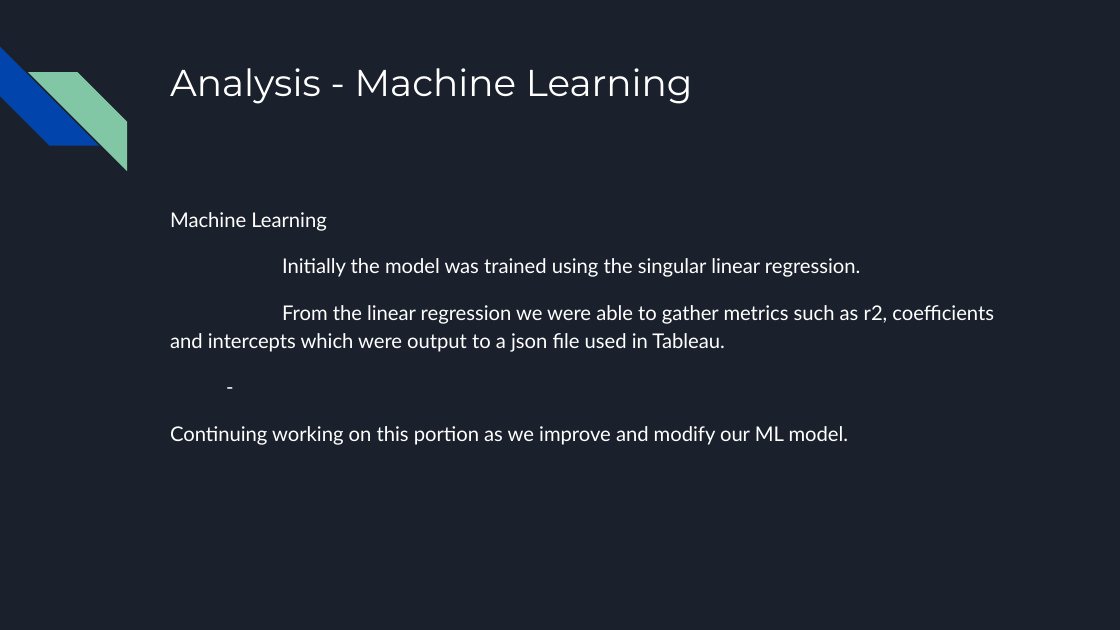
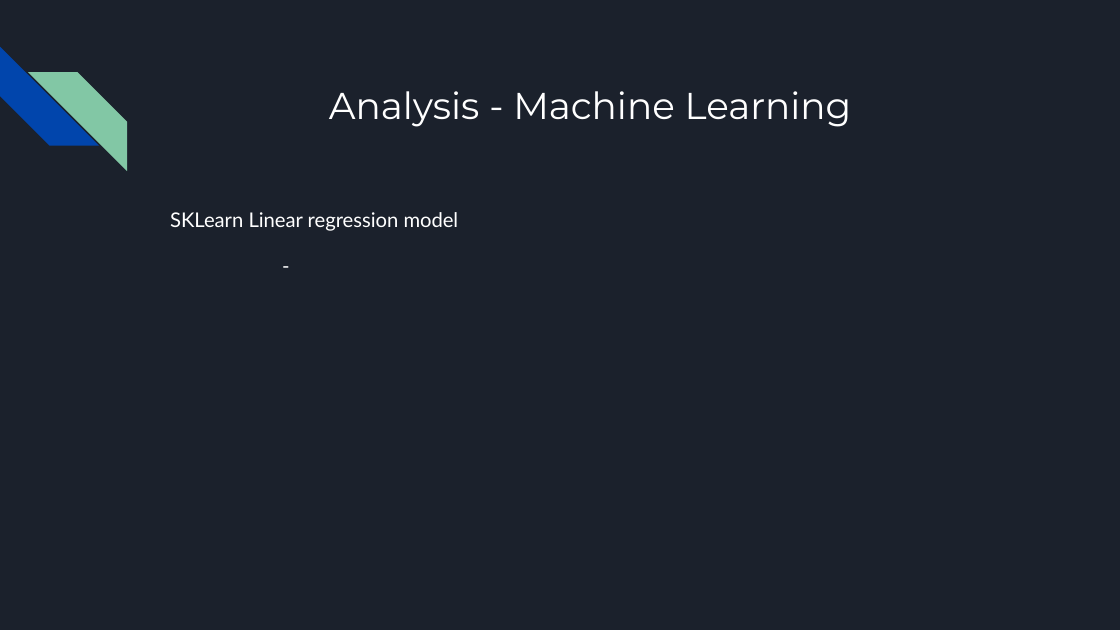
Before and after one commit to VickyCarlson/PCI_Growth, a slide deck: slide 10 of Effect of Educational Attainment on per Capita Growth by State.pptx (slide 8 before the commit). Drawn at 1120x630 pixels with LibreOffice and Linux fonts; fonts in the diff are those of the drawing. Boxes give left, top, right and bottom in pixels: in the first picture for what was removed or moved away, otherwise in the second. Text is boxed around its words. In the diff, an @@ line names an element or a change of style, - is before the commit and + after.

```diff
--- a/Effect of Educational Attainment on per Capita Growth by State.pptx
+++ b/Effect of Educational Attainment on per Capita Growth by State.pptx
@@ title "Analysis - Machine Learning" at (x1=329, y1=91, x2=852, y2=127): alignment left to centre; vertical alignment top to middle @@
@@ text "SKLearn Linear regression model" at (x1=170, y1=212, x2=459, y2=231): indent changed @@
@@ text at (x1=170, y1=212, x2=459, y2=231): text changed @@
-Machine Learning
-Initially the model was trained using the singular linear regression.
-From the linear regression we were able to gather metrics such as r2, coefficients and intercepts which were output to a json file used in Tableau.
+SKLearn Linear regression model
@@ text at (x1=170, y1=426, x2=849, y2=445): paragraph removed @@
-Continuing working on this portion as we improve and modify our ML model.
```
Also in this commit, not shown: 3 other slides changed, 1 slide added, 1 slide removed.
